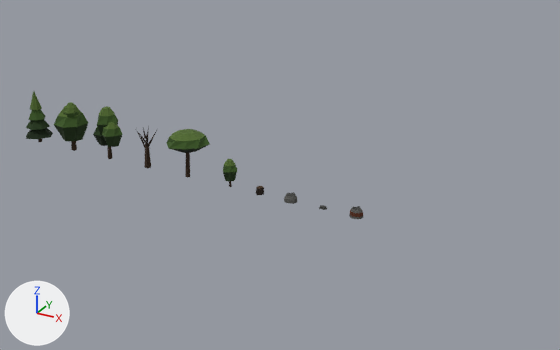
Before and after pictures for a commit that changed the Blender file blend/props.blend.
Before and after are seen from a 50 mm camera at (22.48, -45.91, 11.31) aimed at (10.77, -24.61, 0.66). The lights are fixed; the arrows at lower left show +X, +Y and +Z. The picture after the commit comes second.

Objects in the first picture: 'ore', 'rock', 'stone', 'stump', 'tree_bare', 'tree_cluster', 'tree_oak', 'tree_pine', 'tree_umbrella', 'tree_young'.
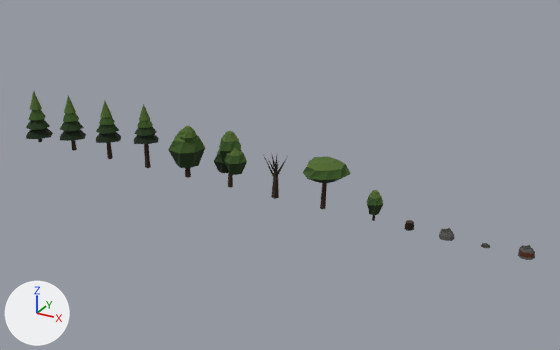
What differs and where, as boxes [x1, y1, x2, y2] in the pictures (560 x 350 px):
'tree_oak', moved: before [54, 102, 88, 151]; after [168, 126, 205, 178]
'tree_cluster', moved: before [93, 106, 123, 159]; after [214, 131, 247, 188]
'tree_umbrella', moved: before [167, 129, 210, 178]; after [303, 156, 351, 210]
'tree_pine_a', added: after [60, 96, 86, 151]
'tree_pine_b', added: after [96, 100, 121, 159]
'tree_pine_c', added: after [134, 104, 159, 168]
'tree_young', moved: before [223, 159, 237, 187]; after [367, 190, 383, 221]
'tree_bare', moved: before [136, 126, 157, 168]; after [264, 153, 288, 199]
'ore', moved: before [349, 206, 363, 219]; after [518, 245, 535, 260]
'rock', moved: before [284, 192, 297, 204]; after [439, 228, 454, 241]
'stump', moved: before [256, 186, 264, 195]; after [404, 220, 414, 231]
'stone', moved: before [319, 205, 327, 210]; after [480, 243, 491, 248]

Edits to the bpy script that builds the scene:
```text
Add me_tree_pine_c:
    me_tree_pine_c.from_pydata(...)  # 42 vertices, 39 faces; spans x -0.46..0.54, y -0.53..0.5, z 0.0..2.48
    # faces by material slot: [8, 8, 8, 8, 7]
    me_tree_pine_c.materials.append(mat_p_leaf)  # dark green #3b5823
    me_tree_pine_c.materials.append(mat_p_leaf_d)  # dark green #233817
    me_tree_pine_c.materials.append(mat_p_leaf_l)  # dark green #50692d
    me_tree_pine_c.materials.append(mat_p_leaf_dd)  # black #152610
    me_tree_pine_c.materials.append(mat_p_trunk)  # brown #362517
Add me_tree_pine_b:
    me_tree_pine_b.from_pydata(...)  # 42 vertices, 39 faces; spans x -0.48..0.57, y -0.55..0.52, z 0.0..2.34
    # faces by material slot: [8, 8, 8, 8, 7]
    me_tree_pine_b.materials.append(mat_p_leaf)  # dark green #3b5823
    me_tree_pine_b.materials.append(mat_p_leaf_d)  # dark green #233817
    me_tree_pine_b.materials.append(mat_p_leaf_l)  # dark green #50692d
    me_tree_pine_b.materials.append(mat_p_leaf_dd)  # black #152610
    me_tree_pine_b.materials.append(mat_p_trunk)  # brown #362517
Add me_tree_pine_a:
    me_tree_pine_a.from_pydata(...)  # 42 vertices, 39 faces; spans x -0.5..0.59, y -0.57..0.54, z 0.0..2.24
    # faces by material slot: [8, 8, 8, 8, 7]
    me_tree_pine_a.materials.append(mat_p_leaf)  # dark green #3b5823
    me_tree_pine_a.materials.append(mat_p_leaf_d)  # dark green #233817
    me_tree_pine_a.materials.append(mat_p_leaf_l)  # dark green #50692d
    me_tree_pine_a.materials.append(mat_p_leaf_dd)  # black #152610
    me_tree_pine_a.materials.append(mat_p_trunk)  # brown #362517
Change ob_stone:
    ob_stone.location: (12.6, -25.0, 0.0) -> (18.0, -25.0, 0.0)
Change ob_rock:
    ob_rock.location: (11.4, -25.0, 0.0) -> (16.8, -25.0, 0.0)
Change ob_ore:
    ob_ore.location: (13.8, -25.0, 0.0) -> (19.2, -25.0, 0.0)
Change ob_tree_oak:
    ob_tree_oak.location: (1.8, -25.0, 0.0) -> (7.2, -25.0, 0.0)
Change ob_tree_cluster:
    ob_tree_cluster.location: (3.6, -25.0, 0.0) -> (9.0, -25.0, 0.0)
Change ob_tree_bare:
    ob_tree_bare.location: (5.4, -25.0, 0.0) -> (10.8, -25.0, 0.0)
Change ob_tree_umbrella:
    ob_tree_umbrella.location: (7.2, -25.0, 0.0) -> (12.6, -25.0, 0.0)
Change ob_tree_young:
    ob_tree_young.location: (9.0, -25.0, 0.0) -> (14.4, -25.0, 0.0)
Change ob_stump:
    ob_stump.location: (10.2, -25.0, 0.0) -> (15.6, -25.0, 0.0)
Add ob_tree_pine_c:
    ob_tree_pine_c = bpy.data.objects.new('tree_pine_c', me_tree_pine_c)
    ob_tree_pine_c.location = (5.4, -25.0, 0.0)
Add ob_tree_pine_b:
    ob_tree_pine_b = bpy.data.objects.new('tree_pine_b', me_tree_pine_b)
    ob_tree_pine_b.location = (3.6, -25.0, 0.0)
Add ob_tree_pine_a:
    ob_tree_pine_a = bpy.data.objects.new('tree_pine_a', me_tree_pine_a)
    ob_tree_pine_a.location = (1.8, -25.0, 0.0)
```
